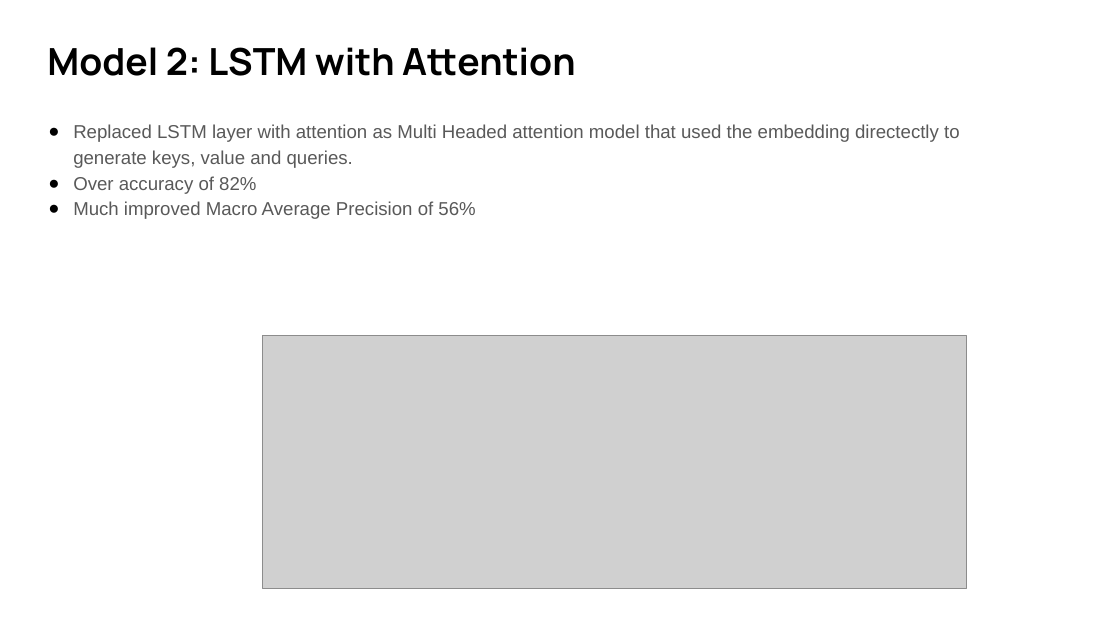
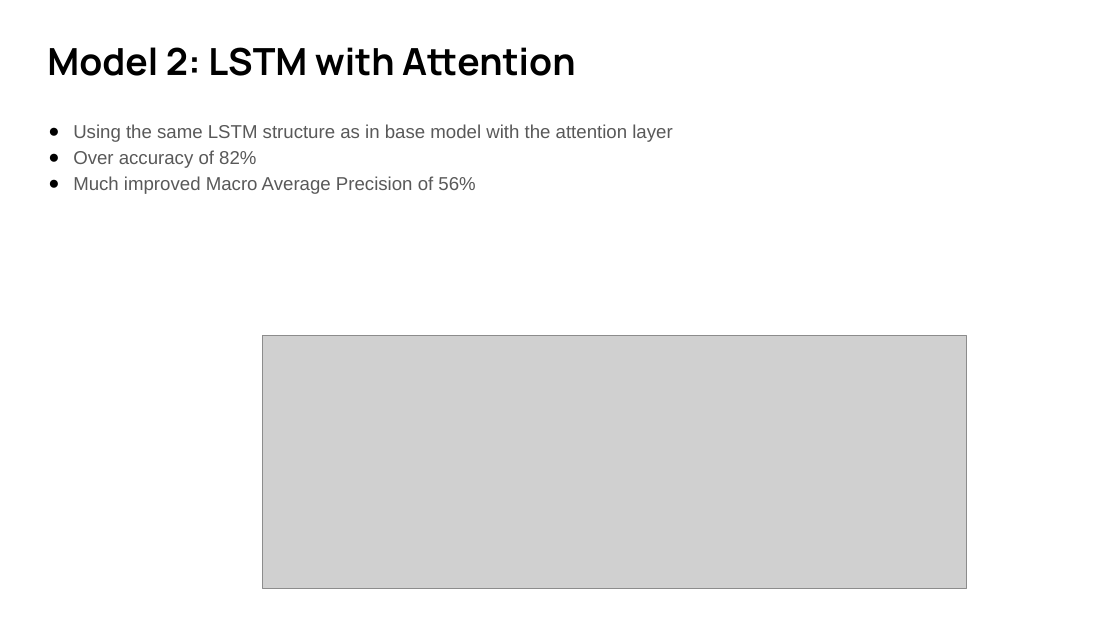
Before and after one commit to hong6us/W266_Fall2019_FinalProject, a slide deck: slide 6 of Consumer Finance Complaint Product Classification_Presentation.pptx. Drawn at 1120x630 pixels with LibreOffice and Linux fonts; fonts in the diff are those of the drawing; grey boxes stand for pictures. Boxes give left, top, right and bottom in pixels: in the first picture for what was removed or moved away, otherwise in the second. Text is boxed around its words. In the diff, an @@ line names an element or a change of style, - is before the commit and + after.

```diff
--- a/Consumer Finance Complaint Product Classification_Presentation.pptx
+++ b/Consumer Finance Complaint Product Classification_Presentation.pptx
@@ text at <box>73,124,672,142</box>: text changed @@
-● Replaced LSTM layer with attention as Multi Headed attention model that used the embedding directectly to generate keys, value and queries.
+● Using the same LSTM structure as in base model with the attention layer
```
